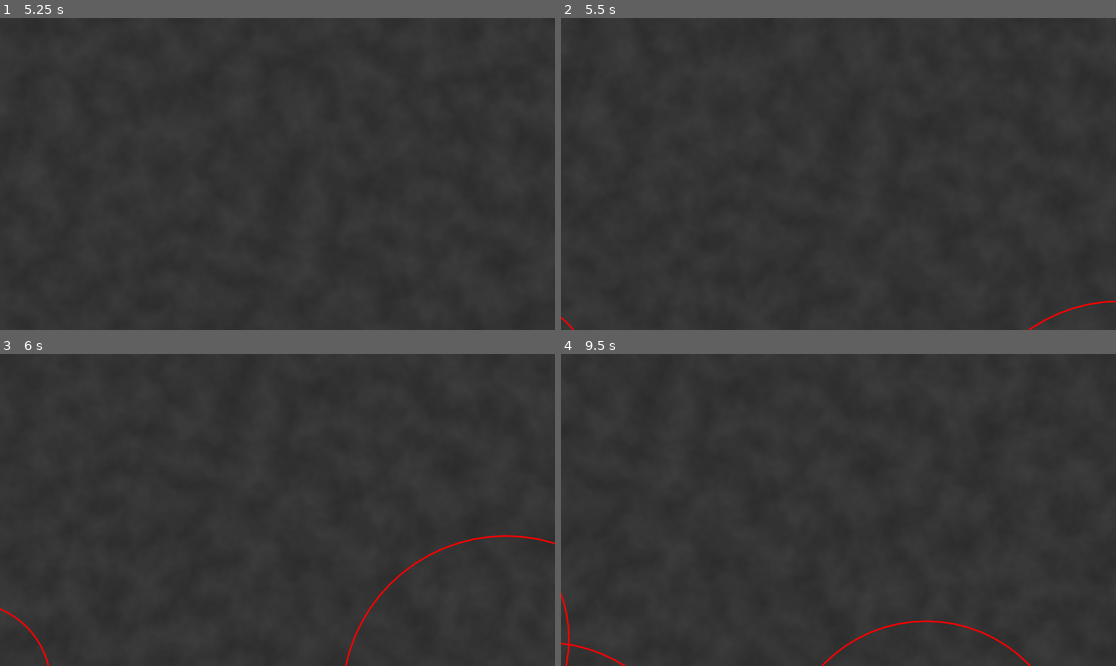
Above: before the commit, frames 1-4 (two rows, left to right).
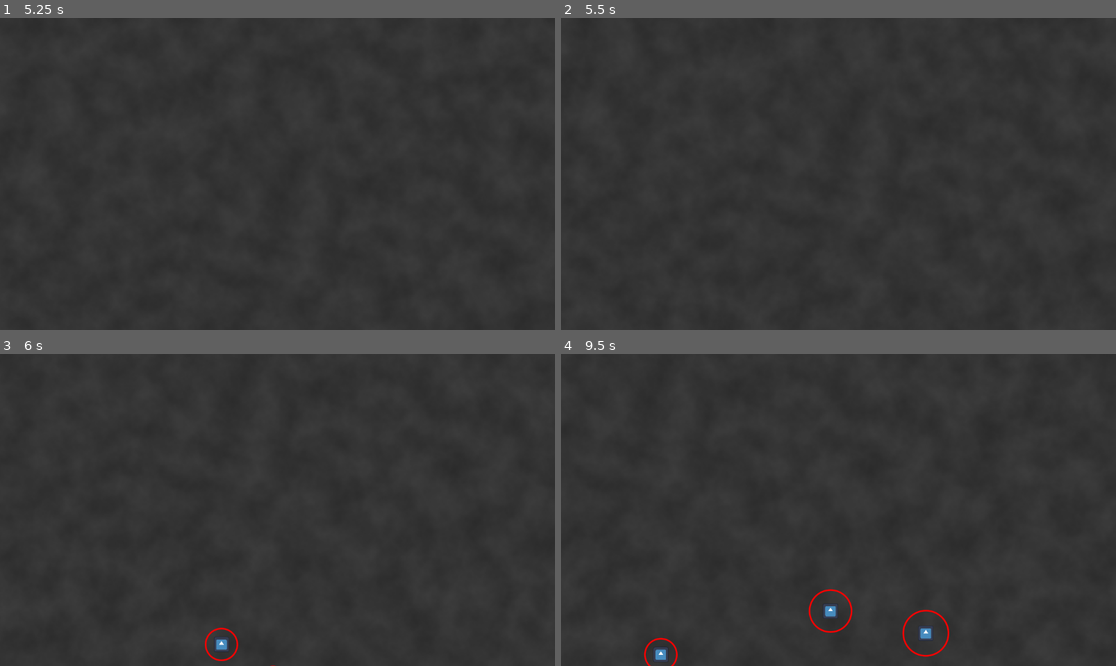
Above: after the commit, the same moments.

Repository: helmasur/conduit_rts
Game: Godot game, scene res://main.tscn
Same seed, same stepped clock (60 frames per second), same inputs: the game is played once before the commit and once after it. The engine's default icon, where the game draws it, is replaced by a stand-in: a white triangle on a blue panel in a dark square.
Inputs (mouse positions are in pixels of both pictures, inside the frame that each line leads up to):
- Up to frame 1 (5.25 s): tap Enter at 0.5, 2, 5 s; move the mouse to (399, 158) at 0.52 s; hold D (move_right) 0.53-1.28 s; click (399, 158) at 0.67 s; tap Space at 1.25, 3.5 s; move the mouse to (166, 189) at 1.27 s; hold S (move_down) 1.28-2.03 s; move the mouse to (333, 105) at 2.02 s; hold D (move_right) 2.03-2.78 s; move the mouse to (249, 236) at 2.77 s; hold W (move_up) 2.78-3.53 s; click (249, 236) at 2.92 s; move the mouse to (444, 220) at 3.52 s; hold A (move_left) 3.53-5.03 s; move the mouse to (111, 127) at 4.27 s; move the mouse to (305, 174) at 5.02 s; hold S (move_down) from 5.03 s (still down); click (305, 174) at 5.17 s
- Up to frame 2 (5.5 s): keep holding S (move_down)
- Up to frame 3 (6 s): move the mouse to (194, 432) at 5.77 s; release S (move_down) at 5.78 s; hold D (move_right) from 5.78 s (still down)
- Up to frame 4 (9.5 s): move the mouse to (960, 494) at 6.52 s; release D (move_right) at 6.53 s; hold W (move_up) 6.53-7.28 s; tap Space at 7.25 s; move the mouse to (727, 525) at 7.27 s; hold D (move_right) 7.28-8.03 s; click (727, 525) at 7.42 s; move the mouse to (894, 441) at 8.02 s; hold S (move_down) 8.03-8.78 s; move the mouse to (810, 572) at 8.77 s; hold A (move_left) from 8.78 s (still down)

Frame 1 is identical in both runs. In frame 2, 0.1% of the frame differs, in the area x 0-100%, y 90-100%; in frame 3, 0.7%; in frame 4, 1.2%, in the area x 0-85%, y 75-100%.

Commit message:
toroid step 2

Diff:
--- a/main.gd
+++ b/main.gd
@@ -3,8 +3,8 @@
 func _ready() -> void:
 	print_tree()
 	var unit_scene = preload("res://unit.tscn")
-	for i in range(10):
+	for i in range(30):
 		var unit_instance = unit_scene.instantiate()
 		# Justera positionen så att de inte hamnar på exakt samma ställe
-		unit_instance.position = Vector2(50 * i, 0)
+		unit_instance.position = Vector2(50 * i, 10)
 		add_child(unit_instance)
--- a/unit_body.gd
+++ b/unit_body.gd
@@ -14,7 +14,7 @@
 	_change_direction()
 
 func _physics_process(_delta):
-	space = calc_free_space_factor(global_position)
+	space = Utils.calc_free_space_factor(global_position)
 	queue_redraw()
 	move_and_slide()
 	global_position = Utils.wrap_position(global_position)
@@ -27,29 +27,3 @@
 	velocity = Vector2(randi_range(-100, 100), randi_range(-100, 100))
 	velocity = velocity.normalized()
 	velocity *= speed
-
-# Hjälpfunktion för att räkna ut toroidalt avstånd mellan två punkter i en 2048x2048 värld.
-func toroid_distance(p1: Vector2, p2: Vector2, world_size: Vector2) -> float:
-	var dx = abs(p1.x - p2.x)
-	if dx > world_size.x / 2:
-		dx = world_size.x - dx
-	var dy = abs(p1.y - p2.y)
-	if dy > world_size.y / 2:
-		dy = world_size.y - dy
-	return sqrt(dx * dx + dy * dy)
-
-# Funktion för att räkna ut ett "free space factor" baserat på avståndet till andra enheter,
-# anpassat för en toroid värld (2048x2048).
-func calc_free_space_factor(globpos: Vector2) -> float:
-	var fsf = 0.0
-	var group_name = "units"  # Ändra till den grupp som innehåller dina enheter
-	var members = get_tree().get_nodes_in_group(group_name)
-	var world_size = Vector2(2048, 2048)
-
-	for member in members:
-		if member != self:  # Hoppa över oss själva
-			var d = toroid_distance(globpos, member.global_position, world_size)
-			fsf += 1.0 / d
-	fsf = 1.0 / fsf
-	fsf = pow(fsf, 1.5) / 2.0
-	return fsf
--- a/utils.gd
+++ b/utils.gd
@@ -14,3 +14,29 @@
 		pos.y -= world_size.y
 
 	return pos
+
+# Hjälpfunktion för att räkna ut toroidalt avstånd mellan två punkter i en 2048x2048 värld.
+func toroid_distance(p1: Vector2, p2: Vector2, world_size: Vector2) -> float:
+	var dx = abs(p1.x - p2.x)
+	if dx > world_size.x / 2:
+		dx = world_size.x - dx
+	var dy = abs(p1.y - p2.y)
+	if dy > world_size.y / 2:
+		dy = world_size.y - dy
+	return sqrt(dx * dx + dy * dy)
+
+# Funktion för att räkna ut ett "free space factor" baserat på avståndet till andra enheter,
+# anpassat för en toroid värld (2048x2048).
+func calc_free_space_factor(globpos: Vector2) -> float:
+	var fsf = 0.0
+	var group_name = "units"  # Ändra till den grupp som innehåller dina enheter
+	var members = get_tree().get_nodes_in_group(group_name)
+	var world_size = Vector2(2048, 2048)
+
+	for member in members:
+		if globpos != member.global_position:  # Hoppa över oss själva
+			var d = toroid_distance(globpos, member.global_position, world_size)
+			fsf += 1.0 / d
+	fsf = 1.0 / fsf
+	fsf = pow(fsf, 1.5) / 2.0
+	return fsf
